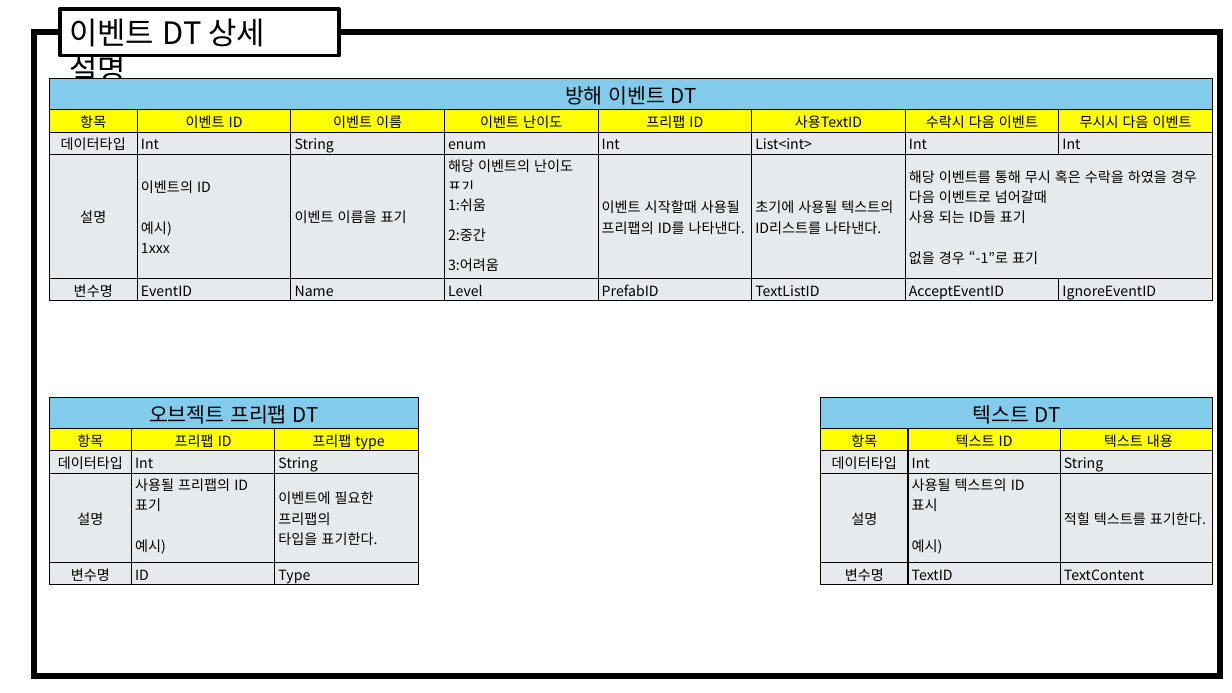
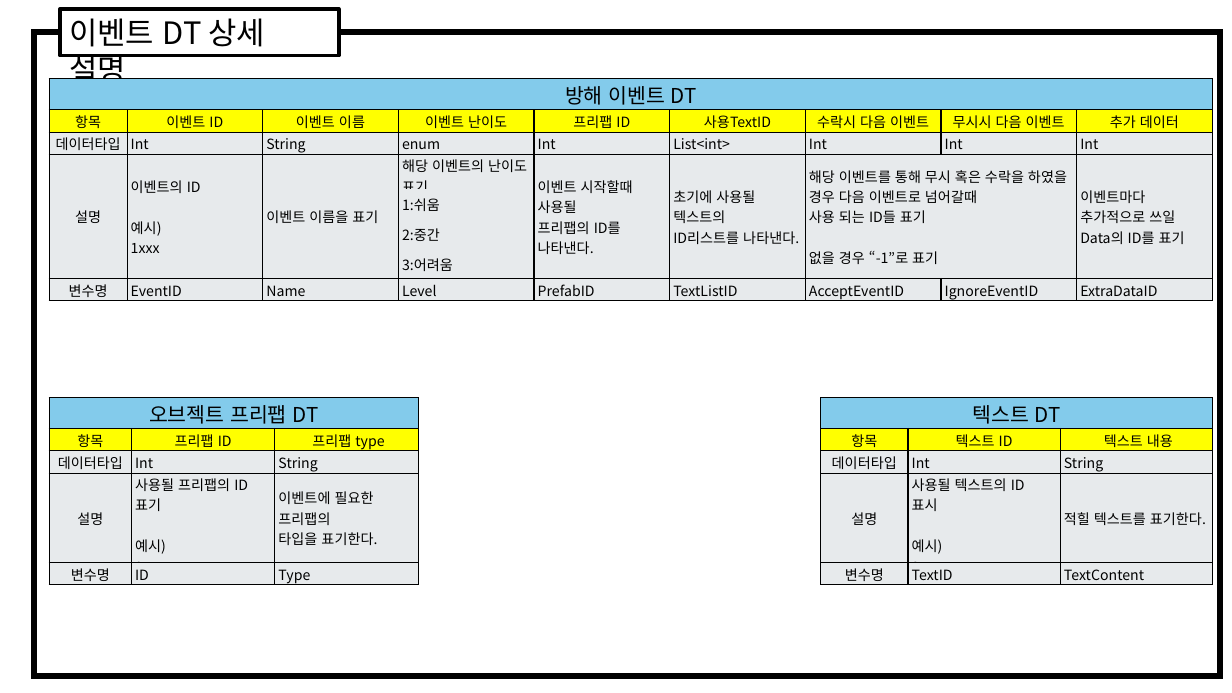
Before and after one commit to weariness00/Mandle_10Minute_Game, a slide deck: slide 3 of document/데이터테이블 문서.pptx. Drawn at 1232x693 pixels with LibreOffice and Linux fonts; fonts in the diff are those of the drawing. Boxes give left, top, right and bottom in pixels: in the first picture for what was removed or moved away, otherwise in the second. Text is boxed around its words. In the diff, an @@ line names an element or a change of style, - is before the commit and + after.

Commit message:
20250218_기획_csv수정,이벤트추가

```diff
--- a/document/데이터테이블 문서.pptx
+++ b/document/데이터테이블 문서.pptx
@@ table at [49,79,1214,304] @@
+column 9:  | 추가 데이터 | Int | 이벤트마다 / 추가적으로 쓰일 / Data의 ID를 표기 |  |  |  | ExtraDataID
```
Also in this commit, not shown: 1 other slide changed, 5 other files.
